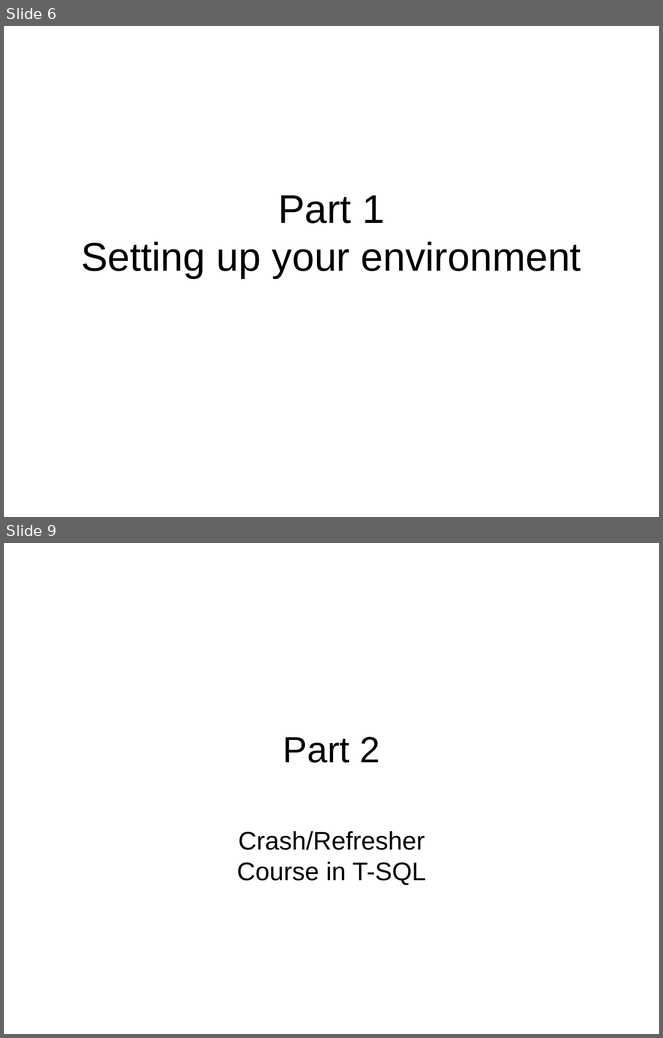
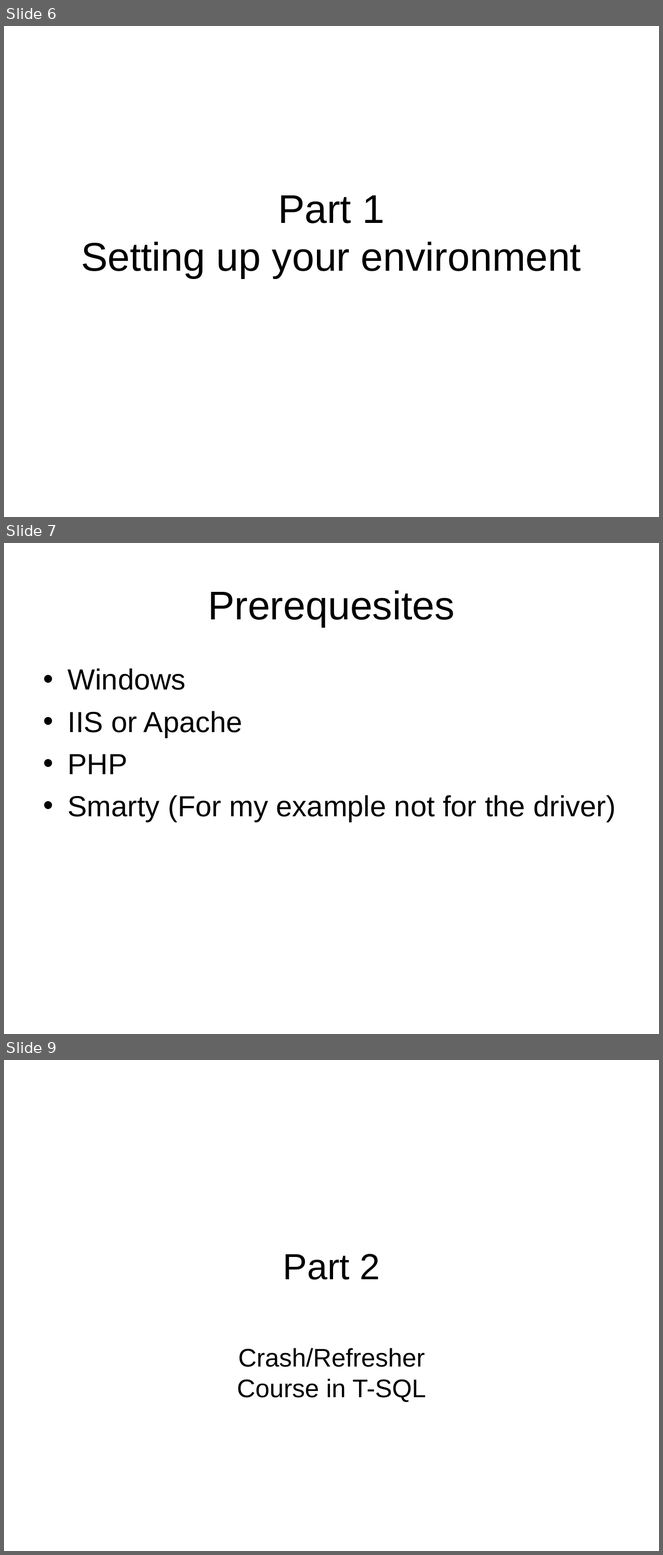
Before and after one commit to LIPHP/Employee-Contact-List, a slide deck: Docs/Using Microsoft SQL Server with PHP.ppt. Shown one above the other, each under a label of ours: slides 6 and 9 before the commit, slides 6, 7 and 9 after it; the slides between them are not shown. The pictures are 663x1038 and 663x1555 pixels, drawn with LibreOffice and Linux fonts; fonts in the diff are those of the drawing. Boxes give left, top, right and bottom in pixels: in the first picture for what was removed or moved away, otherwise in the second. Text is boxed around its words. In the diff, an @@ line names an element or a change of style, - is before the commit and + after.

```diff
--- a/Docs/Using Microsoft SQL Server with PHP.ppt
+++ b/Docs/Using Microsoft SQL Server with PHP.ppt
@@ slide 7 added at [4, 543, 659, 1034], background #FFFFFF @@
@@ title added at [208, 590, 455, 627], 44 pt, text #000000 @@
+Prerequesites
@@ text added at [68, 668, 616, 822], 32 pt, text #000000 @@
+• Windows
+• IIS or Apache
+• PHP
+• Smarty (For my example not for the driver)
```
Also in this commit, not shown: 3 slides changed, 1 other slide added, 7 slides removed.
